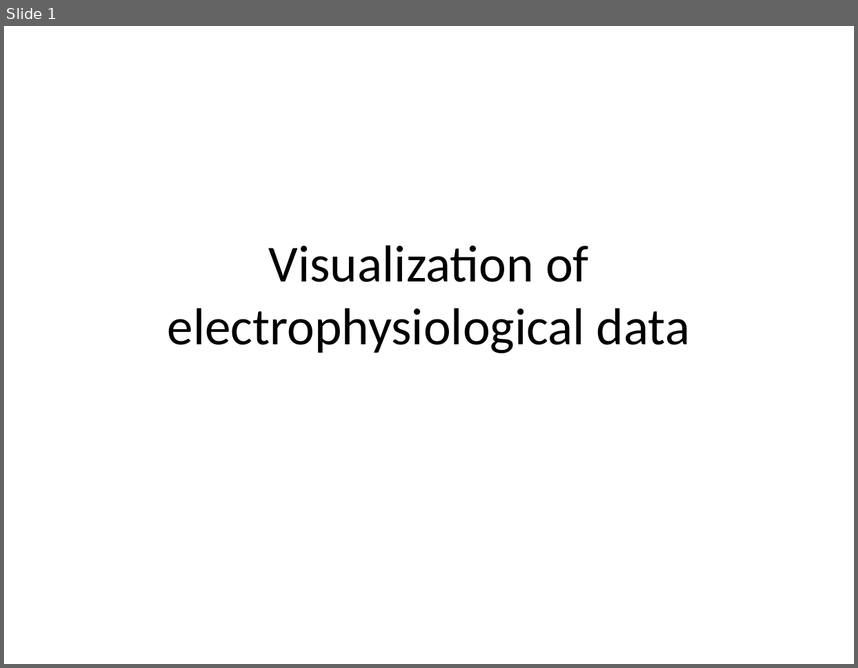
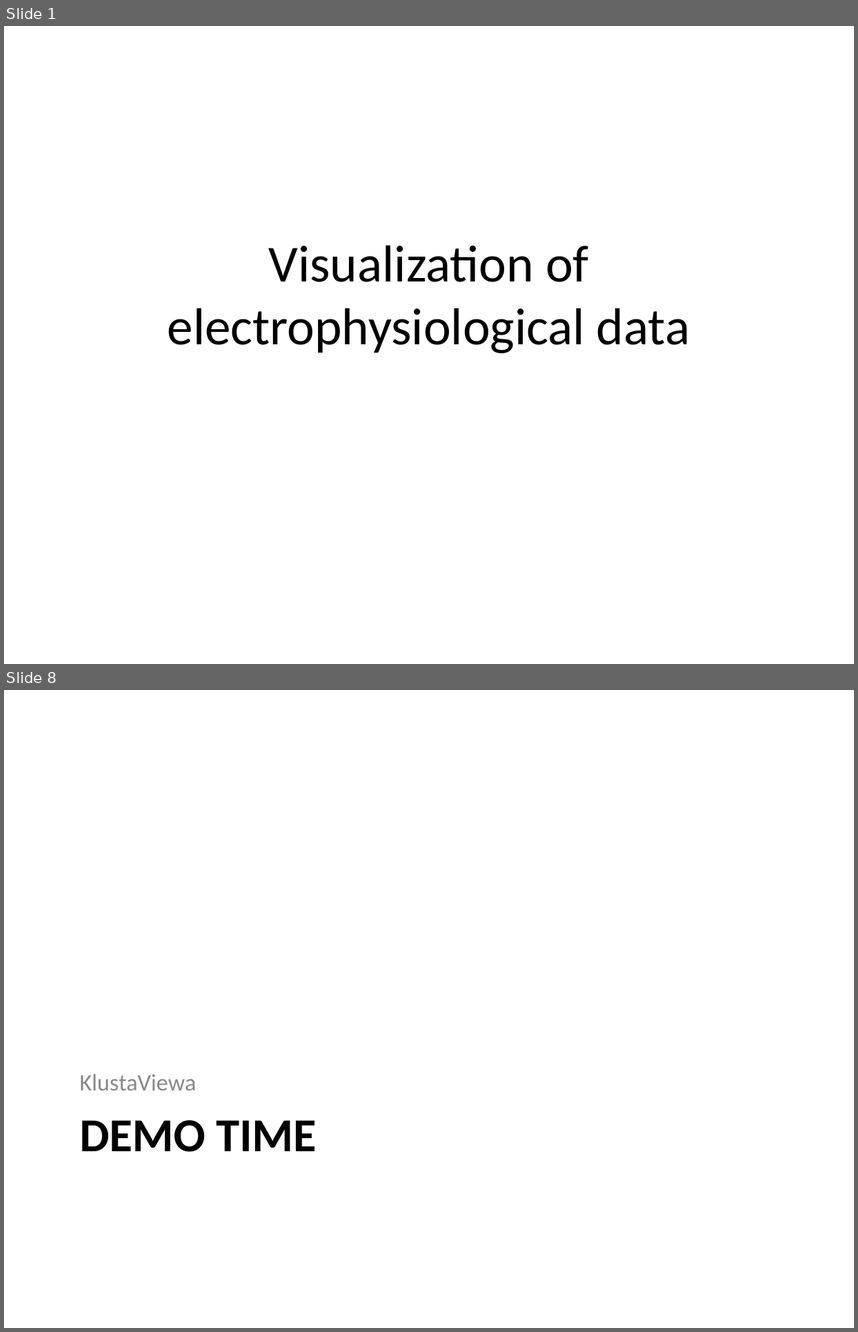
Before and after one commit to vispy/codecamp-esrf-2014, a slide deck: cr/6-electrophy/electrophysiology.ppt. Shown one above the other, each under a label of ours: slide 1 before the commit, slides 1 and 8 after it; the slides between them are not shown. The pictures are 858x668 and 858x1332 pixels, drawn with LibreOffice and Linux fonts; fonts in the diff are those of the drawing. Boxes give left, top, right and bottom in pixels: in the first picture for what was removed or moved away, otherwise in the second. Text is boxed around its words. In the diff, an @@ line names an element or a change of style, - is before the commit and + after.

Commit message:
Added use case slides (KlustaViewa).

```diff
--- a/cr/6-electrophy/electrophysiology.ppt
+++ b/cr/6-electrophy/electrophysiology.ppt
@@ slide 8 added at (4, 690, 854, 1328), background #FFFFFF @@
@@ text added at (80, 1074, 197, 1090), 20 pt, text #898989 @@
+KlustaViewa
@@ title added at (80, 1120, 316, 1152), 40 pt, text #000000, bold @@
+DEMO TIME
```
Also in this commit, not shown: 6 other slides added.
